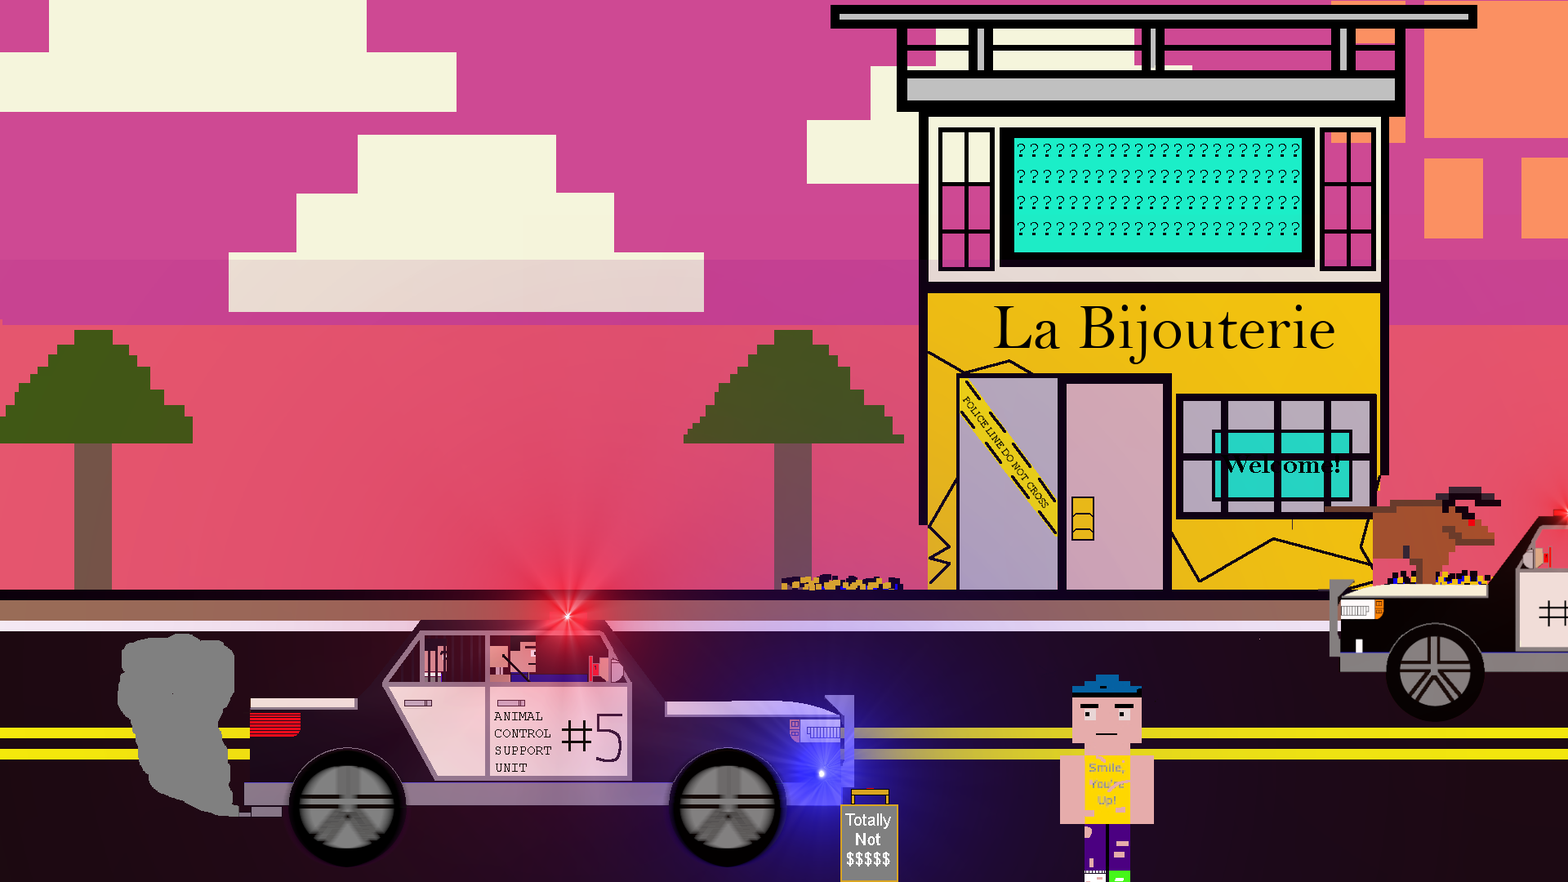
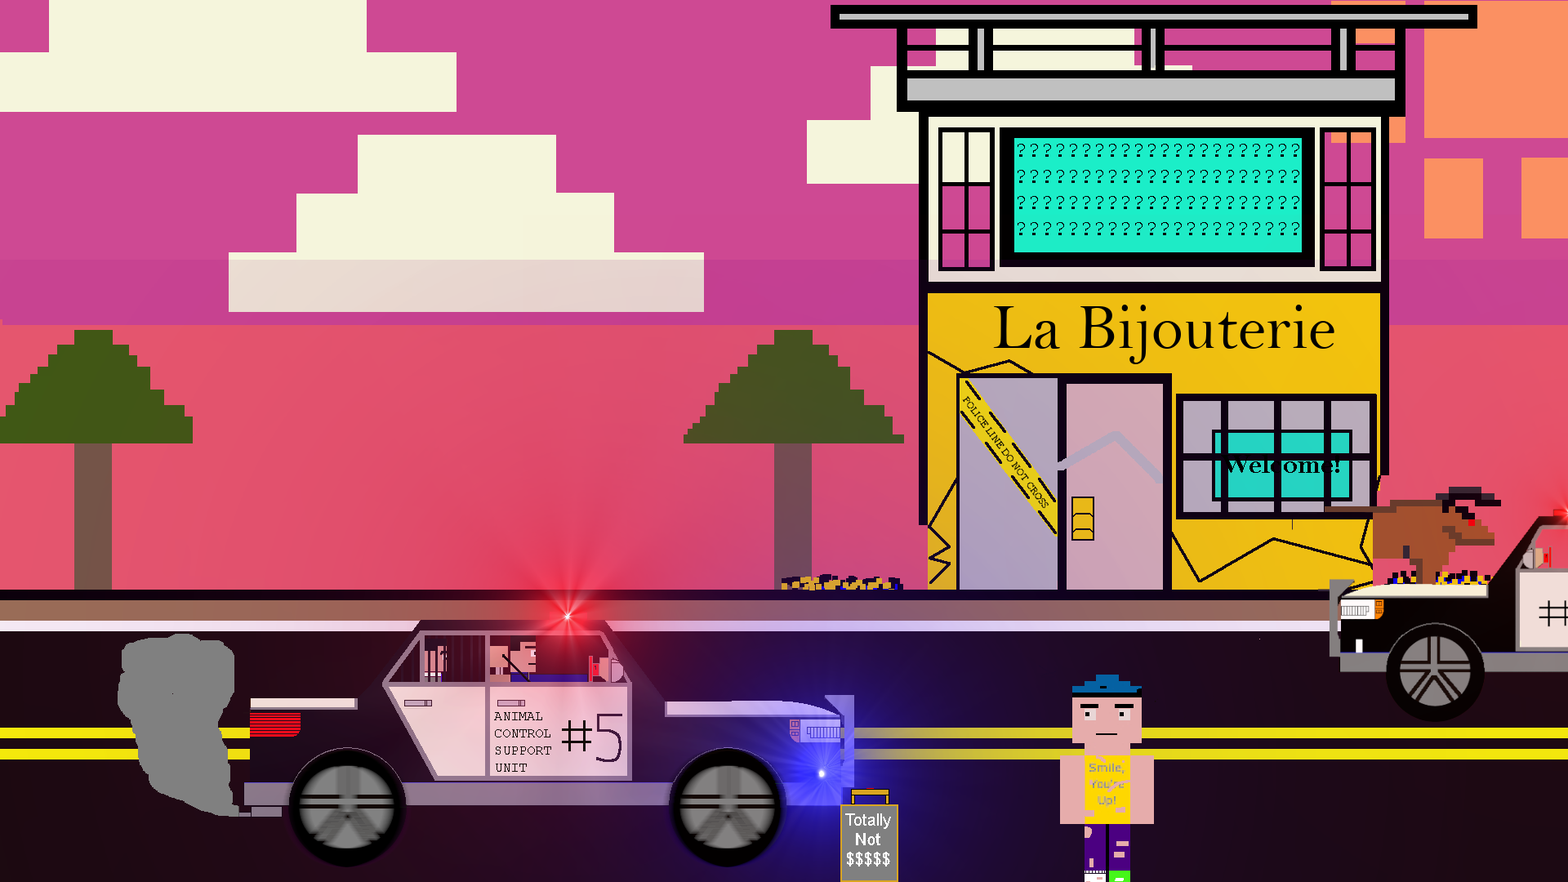
Revision of a layered 1568 × 882 image; what changed, layer by layer:
added layer "Background copy #8" above "Background copy #7" over [1057, 431, 1163, 484]
hid "Background copy #7" over [1057, 431, 1163, 484]